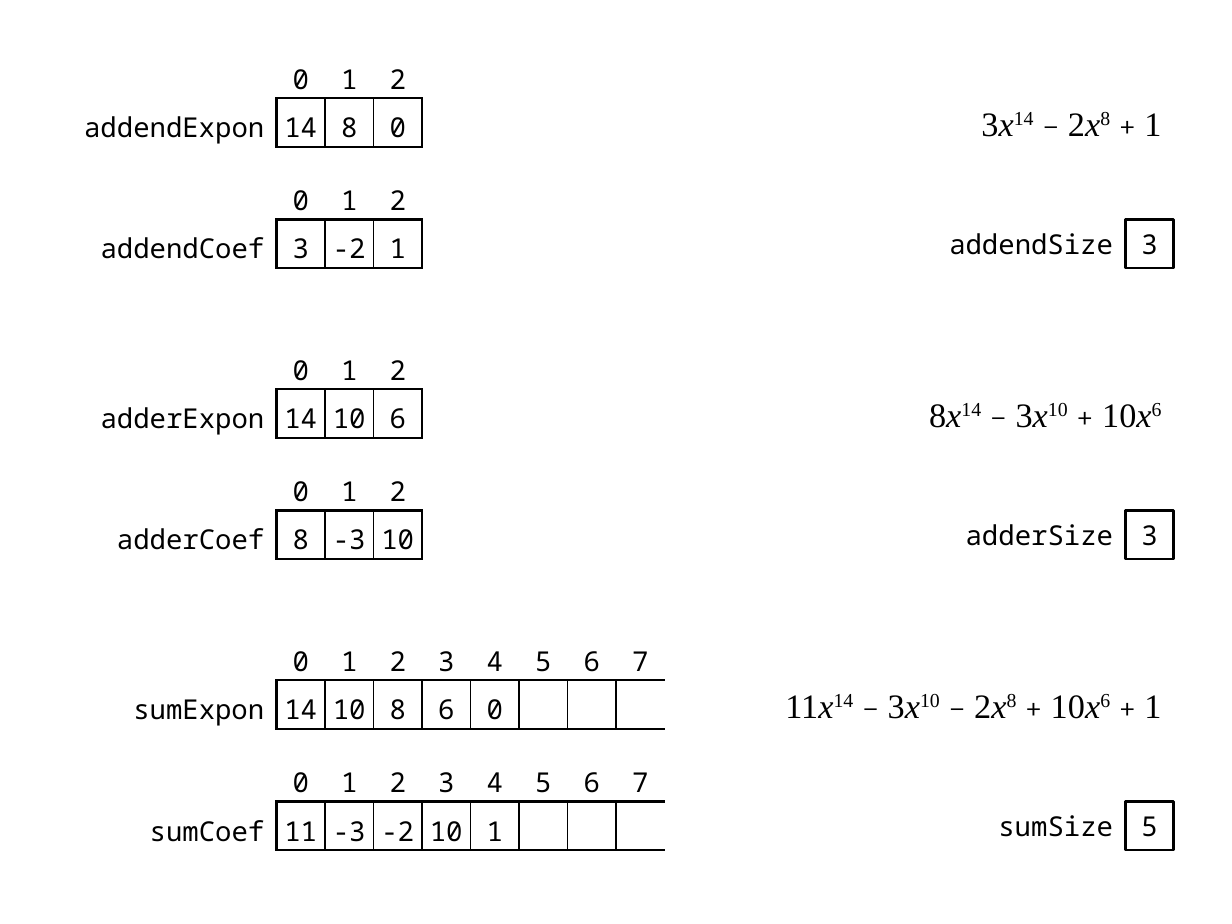
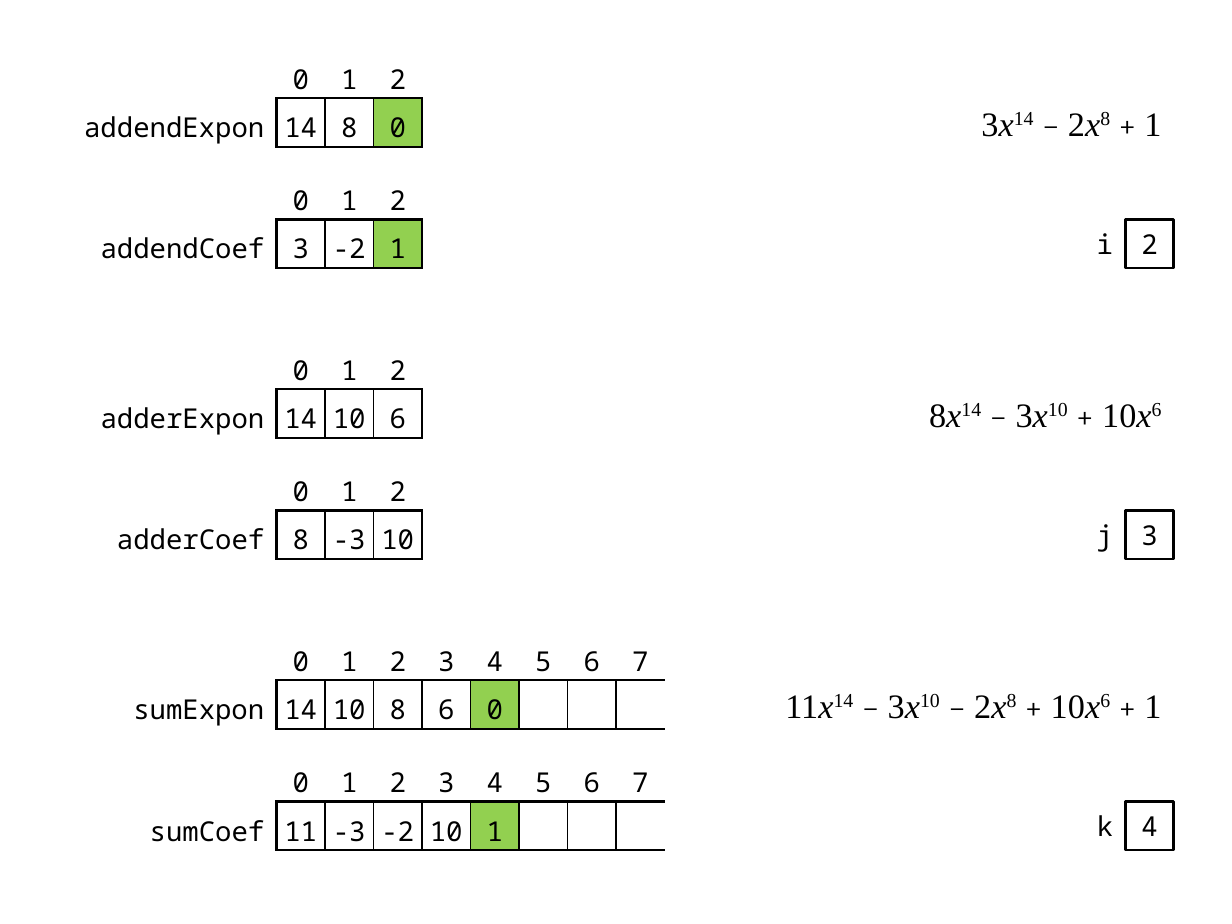
Before and after one commit to ping29065147/YZU-junior, a slide deck: slide 12 of Computer Programming(I) (TA)/hw7/Assignment 7.pptx (slide 8 before the commit). Drawn at 1232x924 pixels with LibreOffice and Linux fonts; fonts in the diff are those of the drawing. Boxes give left, top, right and bottom in pixels: in the first picture for what was removed or moved away, otherwise in the second. Text is boxed around its words. In the diff, an @@ line names an element or a change of style, - is before the commit and + after.

```diff
--- a/Computer Programming(I) (TA)/hw7/Assignment 7.pptx
+++ b/Computer Programming(I) (TA)/hw7/Assignment 7.pptx
@@ table at (58, 49, 420, 148) @@
@@ fill none to #92D050 in row 2, column 4 @@
@@ table at (83, 171, 420, 269) @@
@@ fill none to #92D050 in row 2, column 4 @@
@@ text removed at (949, 233, 1113, 255) @@
-addendSize
@@ text added at (1097, 233, 1113, 254), 16 pt, text #000000 @@
+i
@@ text in rectangle at (1141, 234, 1157, 254): text changed @@
-3
+2
@@ text removed at (966, 524, 1113, 546) @@
-adderSize
@@ text added at (1097, 524, 1113, 552), 16 pt, text #000000 @@
+j
@@ table at (107, 632, 662, 730) @@
@@ fill none to #92D050 in row 2, column 6 @@
@@ table at (131, 753, 660, 850) @@
@@ fill none to #92D050 in row 2, column 6 @@
@@ text removed at (998, 815, 1113, 837) @@
-sumSize
@@ text added at (1097, 815, 1113, 836), 16 pt, text #000000 @@
+k
@@ text in rectangle at (1141, 816, 1157, 836): text changed @@
-5
+4
```
Also in this commit, not shown: 6 other slides changed, 5 slides added, 1 other file.
